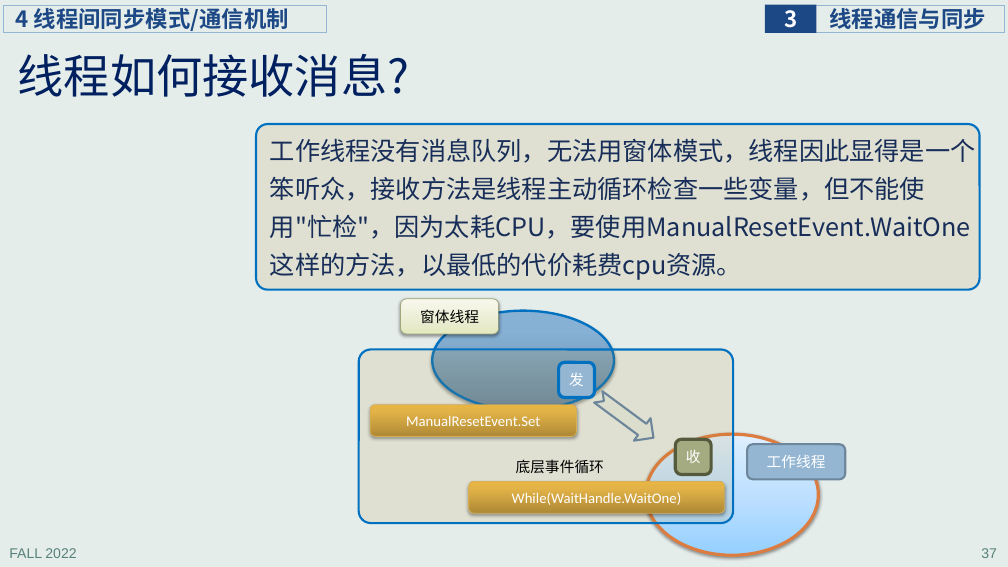
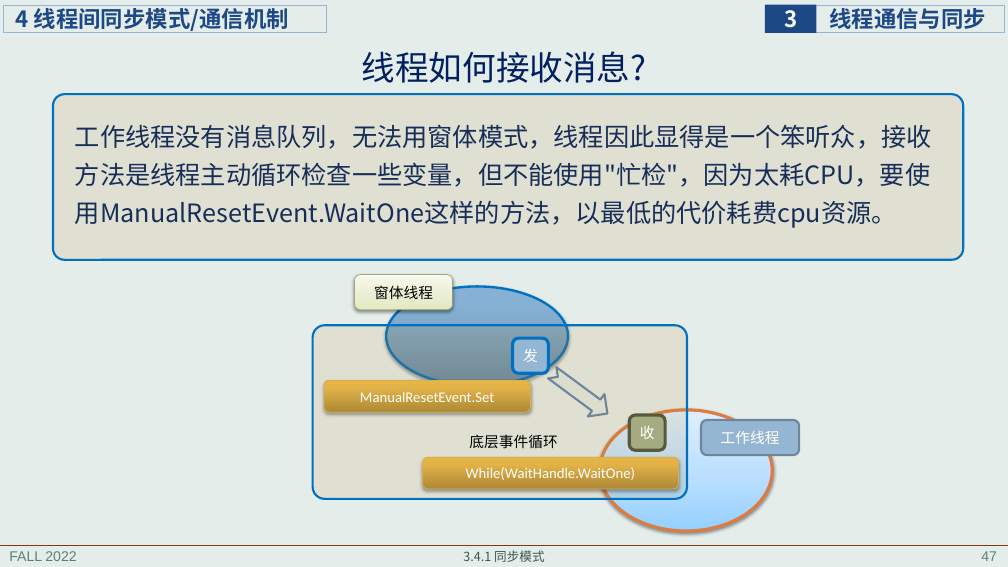
Before and after one commit to principleWindows/win-principle-2022, a slide deck: slide 47 of slides/instruction/principleWindows_3.pptx (slide 37 before the commit). Drawn at 1008x567 pixels with LibreOffice and Linux fonts; fonts in the diff are those of the drawing. Boxes give left, top, right and bottom in pixels: in the first picture for what was removed or moved away, otherwise in the second. Text is boxed around its words. In the diff, an @@ line names an element or a change of style, - is before the commit and + after.

```diff
--- a/slides/instruction/principleWindows_3.pptx
+++ b/slides/instruction/principleWindows_3.pptx
@@ title "线程如何接收消息?": place and size @@
-title "线程如何接收消息?" at box(18, 54, 410, 97)
+title "线程如何接收消息?" at box(361, 51, 646, 83)
@@ title "线程如何接收消息?" at box(361, 51, 646, 83): size 44 to 32 pt; alignment left to centre @@
@@ rounded rectangle: place and size @@
-rounded rectangle at box(256, 124, 980, 290)
+rounded rectangle at box(53, 95, 963, 260)
@@ text "工作线程没有消息队列，无法用窗体模式，线程因此显得是一个笨听众，接收方法是线程主动循环检查一些变量，但不能使用"忙检"， ..." rewrapped from box(270, 138, 976, 280) to box(75, 124, 932, 228) @@
@@ 7 rounded rectangles, 2 ellipses, 1 text, 1 notched right arrow: place and size @@
-7 rounded rectangles, 2 ellipses, 1 text, 1 notched right arrow at box(359, 299, 845, 555)
+7 rounded rectangles, 2 ellipses, 1 text, 1 notched right arrow at box(313, 274, 799, 531)
@@ line added from (0, 545) to (1008, 545), #7B3D17 0.5 pt @@
@@ text added at box(463, 550, 544, 562), 12 pt, text #3A5750 @@
+3.4.1 同步模式
@@ page number removed at box(981, 548, 997, 558) @@
-37
@@ page number added at box(981, 551, 997, 561), 13.3 pt, text #578279 @@
+47
```
Also in this commit, not shown: 52 other slides changed, 19 slides added, 1 slide removed, 7 other files.
